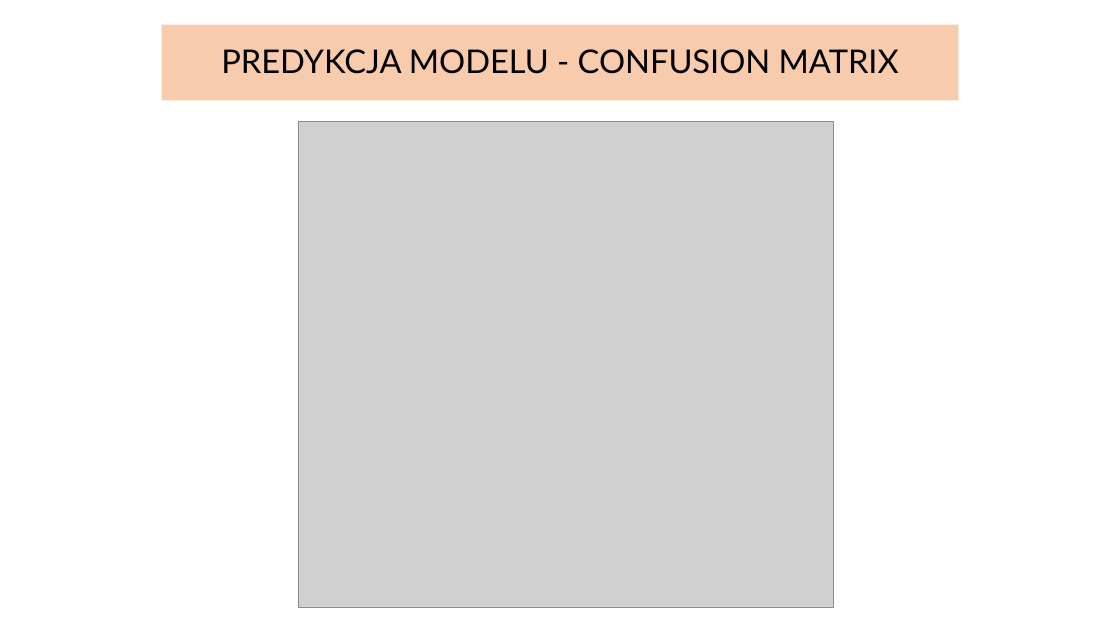
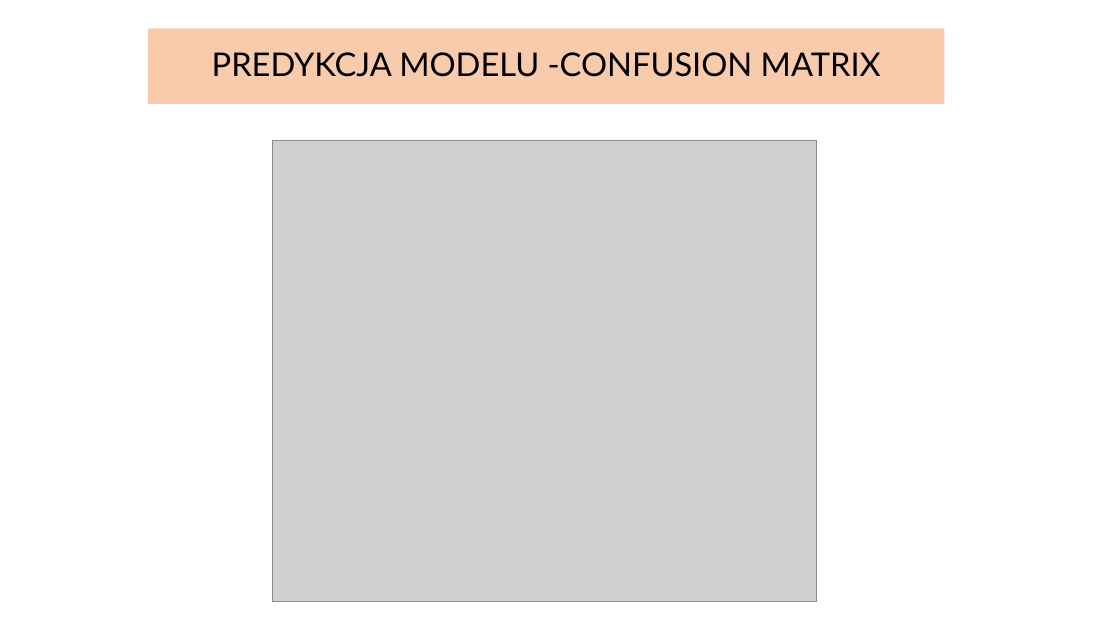
Before and after one commit to infoshareacademy/jdszr7-code-breakers, a slide deck: slide 13 of projekt_dl/SIGN LANGAUGE MNIST.pptx. Drawn at 1120x630 pixels with LibreOffice and Linux fonts; fonts in the diff are those of the drawing; grey boxes stand for pictures. Boxes give left, top, right and bottom in pixels: in the first picture for what was removed or moved away, otherwise in the second. Text is boxed around its words. In the diff, an @@ line names an element or a change of style, - is before the commit and + after.

```diff
--- a/projekt_dl/SIGN LANGAUGE MNIST.pptx
+++ b/projekt_dl/SIGN LANGAUGE MNIST.pptx
@@ title "PREDYKCJA MODELU -CONFUSION MATRIX": place and size @@
-title "PREDYKCJA MODELU -CONFUSION MATRIX" at [162,24,959,100]
+title "PREDYKCJA MODELU -CONFUSION MATRIX" at [148,29,944,104]
@@ title at [212,52,881,77]: spaces changed @@
-PREDYKCJA MODELU - CONFUSION MATRIX
+PREDYKCJA MODELU -CONFUSION MATRIX
@@ picture: place and size @@
-picture at [298,122,834,607]
+picture at [272,141,818,602]
```
Also in this commit, not shown: 10 other slides changed, 1 other file.
